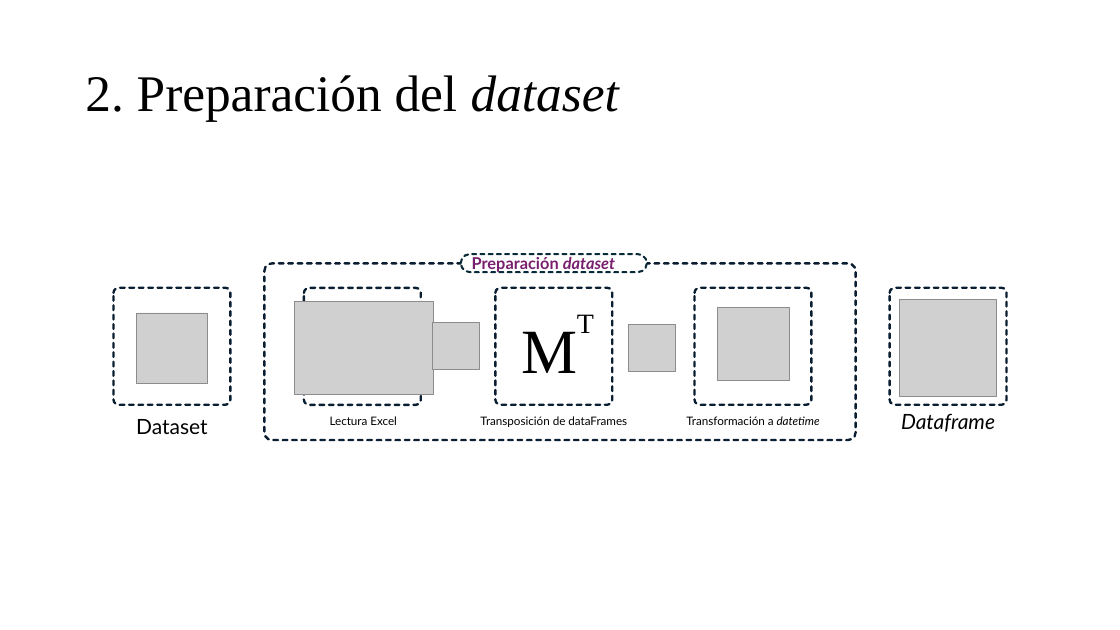
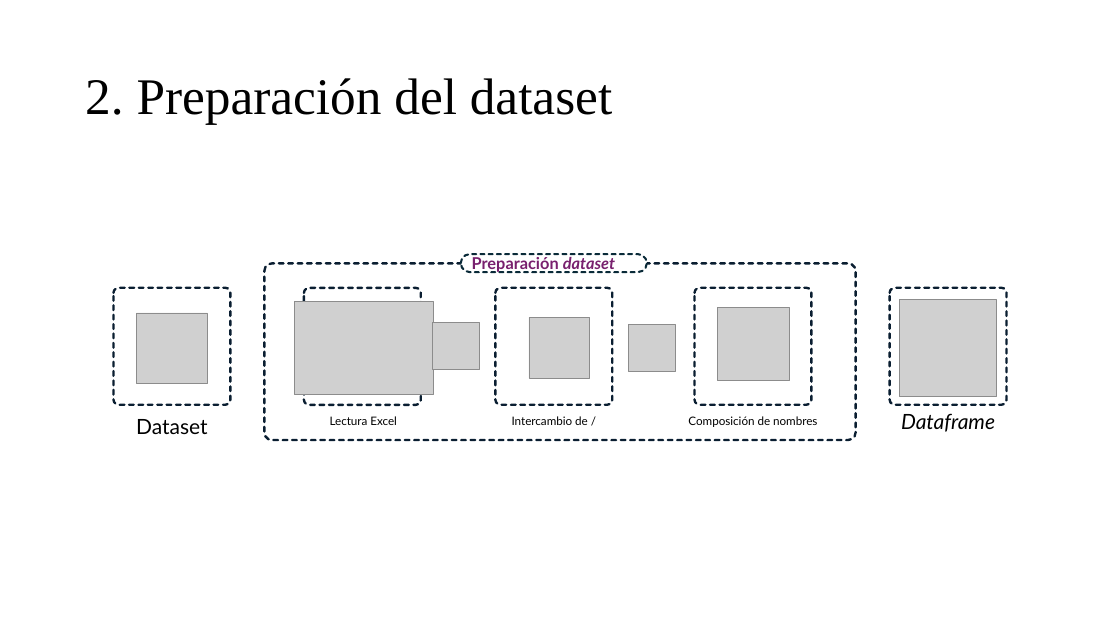
Before and after one commit to carles208/VD, a slide deck: slide 6 of Tarea1/Presentación Tarea1 VD.pptx. Drawn at 1120x630 pixels with LibreOffice and Linux fonts; fonts in the diff are those of the drawing; grey boxes stand for pictures; background and template pictures are left out. Boxes give left, top, right and bottom in pixels: in the first picture for what was removed or moved away, otherwise in the second. Text is boxed around its words. In the diff, an @@ line names an element or a change of style, - is before the commit and + after.

```diff
--- a/Tarea1/Presentación Tarea1 VD.pptx
+++ b/Tarea1/Presentación Tarea1 VD.pptx
@@ text "2. Preparación del dataset" at (85, 78, 612, 125): italic off in "dataset"; line spacing 0.9 to 1; vertical alignment middle to top @@
@@ picture added at (529, 318, 591, 379) @@
@@ text removed at (577, 314, 594, 333) @@
-T
@@ text removed at (521, 331, 577, 373) @@
-M
@@ text at (512, 416, 588, 425): text changed @@
-Transposición de dataFrames
+Intercambio de /
@@ text at (688, 416, 817, 427): text changed @@
-Transformación a datetime
+Composición de nombres
```
Also in this commit, not shown: 8 other slides changed, 7 slides added, 10 slides removed, 27 other files.
